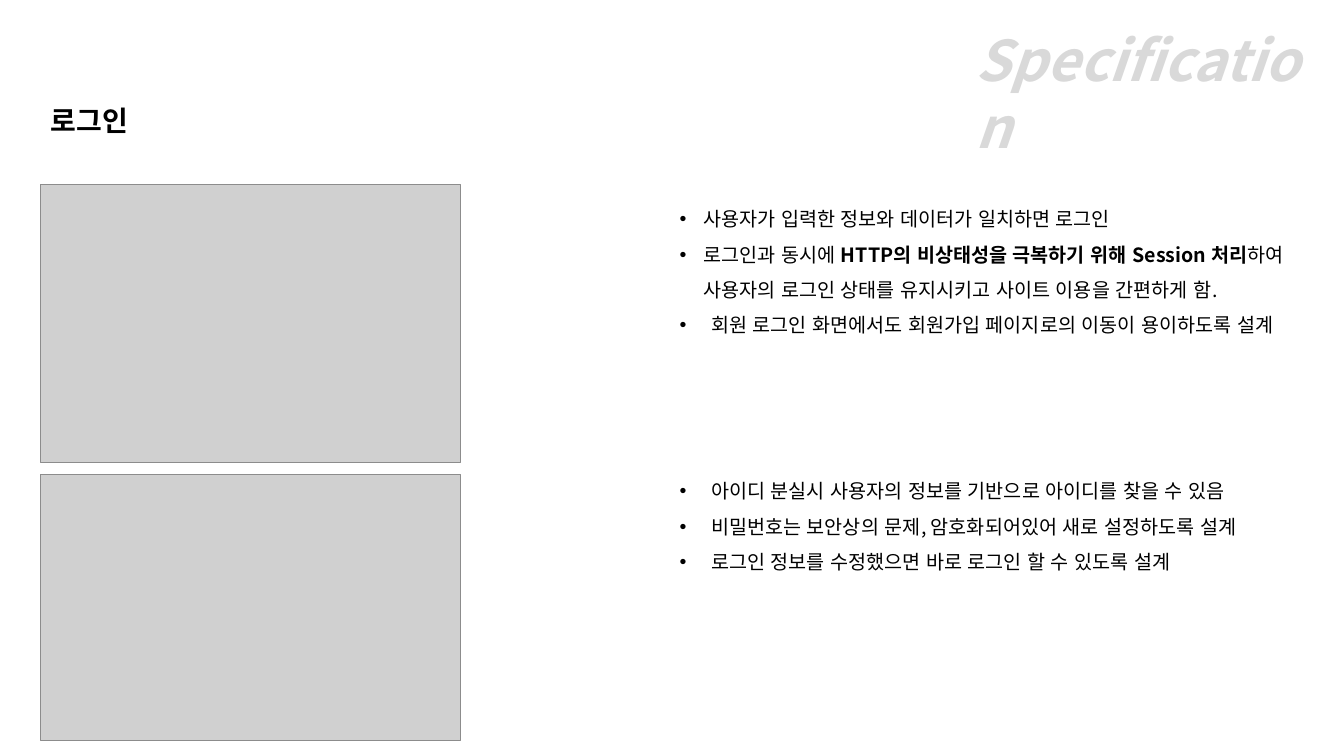
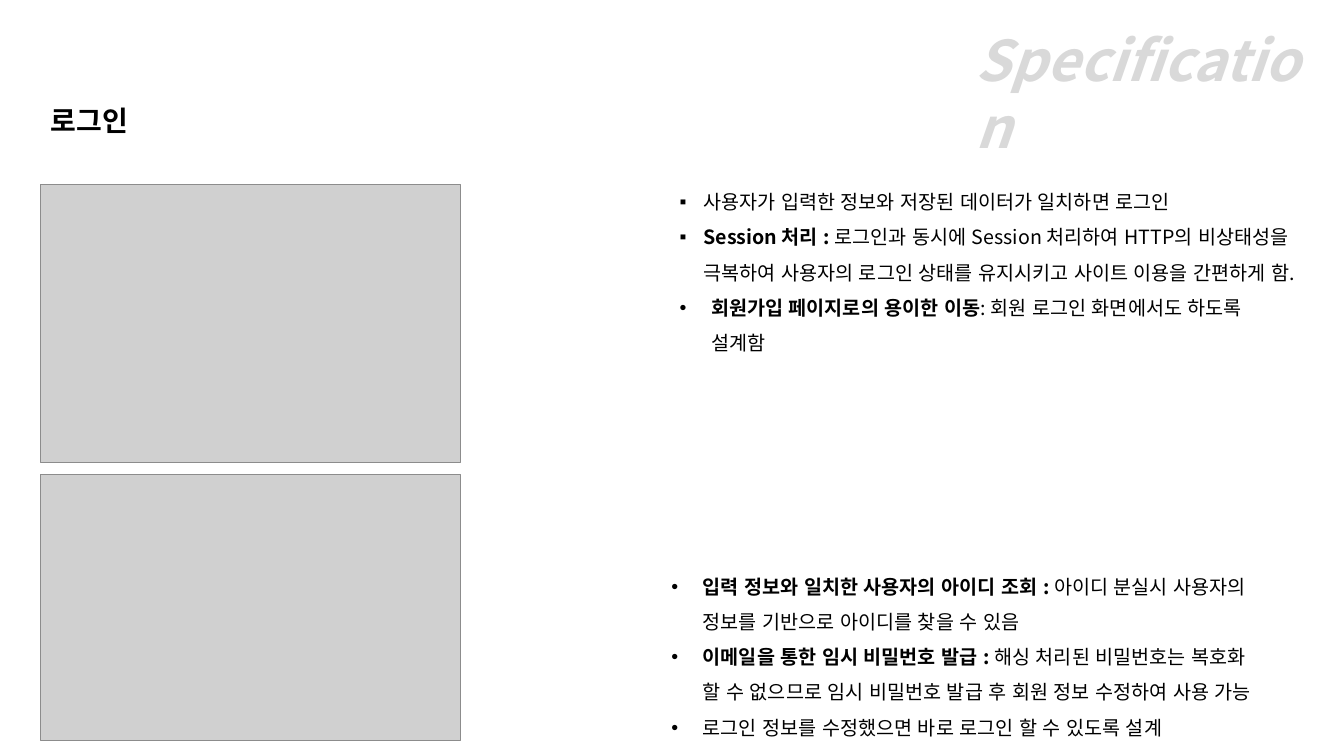
Before and after one commit to jhb0430/nunubooks, a slide deck: slide 9 of nunubooks 포트폴리오.pptx. Drawn at 1344x756 pixels with LibreOffice and Linux fonts; fonts in the diff are those of the drawing; grey boxes stand for pictures. Boxes give left, top, right and bottom in pixels: in the first picture for what was removed or moved away, otherwise in the second. Text is boxed around its words. In the diff, an @@ line names an element or a change of style, - is before the commit and + after.

```diff
--- a/nunubooks 포트폴리오.pptx
+++ b/nunubooks 포트폴리오.pptx
@@ text at bbox=[703, 192, 1295, 352]: text changed @@
-• 사용자가 입력한 정보와 데이터가 일치하면 로그인
-• 로그인과 동시에 HTTP의 비상태성을 극복하기 위해 Session 처리하여 사용자의 로그인 상태를 유지시키고 사이트 이용을 간편하게 함.
-• 회원 로그인 화면에서도 회원가입 페이지로의 이동이 용이하도록 설계
+▪ 사용자가 입력한 정보와 저장된 데이터가 일치하면 로그인
+▪ Session 처리 : 로그인과 동시에 Session 처리하여 HTTP의 비상태성을 극복하여 사용자의 로그인 상태를 유지시키고 사이트 이용을 간편하게 함.
+• 회원가입 페이지로의 용이한 이동: 회원 로그인 화면에서도 하도록
+  설계함
@@ text "입력 정보와 일치한 사용자의 아이디 ...": place and size @@
-text "입력 정보와 일치한 사용자의 아이디 ..." at bbox=[711, 481, 1236, 571]
+text "입력 정보와 일치한 사용자의 아이디 ..." at bbox=[703, 577, 1251, 737]
@@ text at bbox=[703, 577, 1251, 701]: text changed @@
-• 아이디 분실시 사용자의 정보를 기반으로 아이디를 찾을 수 있음
-• 비밀번호는 보안상의 문제, 암호화되어있어 새로 설정하도록 설계
+• 입력 정보와 일치한 사용자의 아이디 조회 : 아이디 분실시 사용자의
+  정보를 기반으로 아이디를 찾을 수 있음
+• 이메일을 통한 임시 비밀번호 발급 : 해싱 처리된 비밀번호는 복호화
+  할 수 없으므로 임시 비밀번호 발급 후 회원 정보 수정하여 사용 가능
```
Also in this commit, not shown: 12 other slides changed, 3 slides added, 1 other file.
